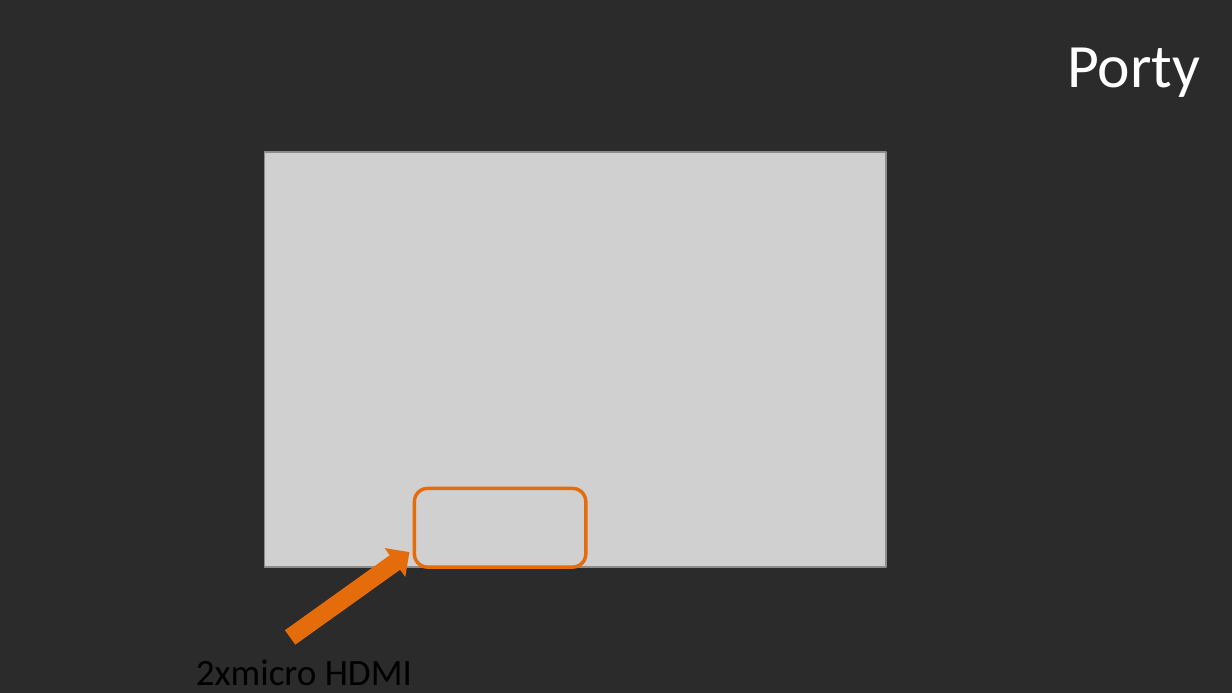
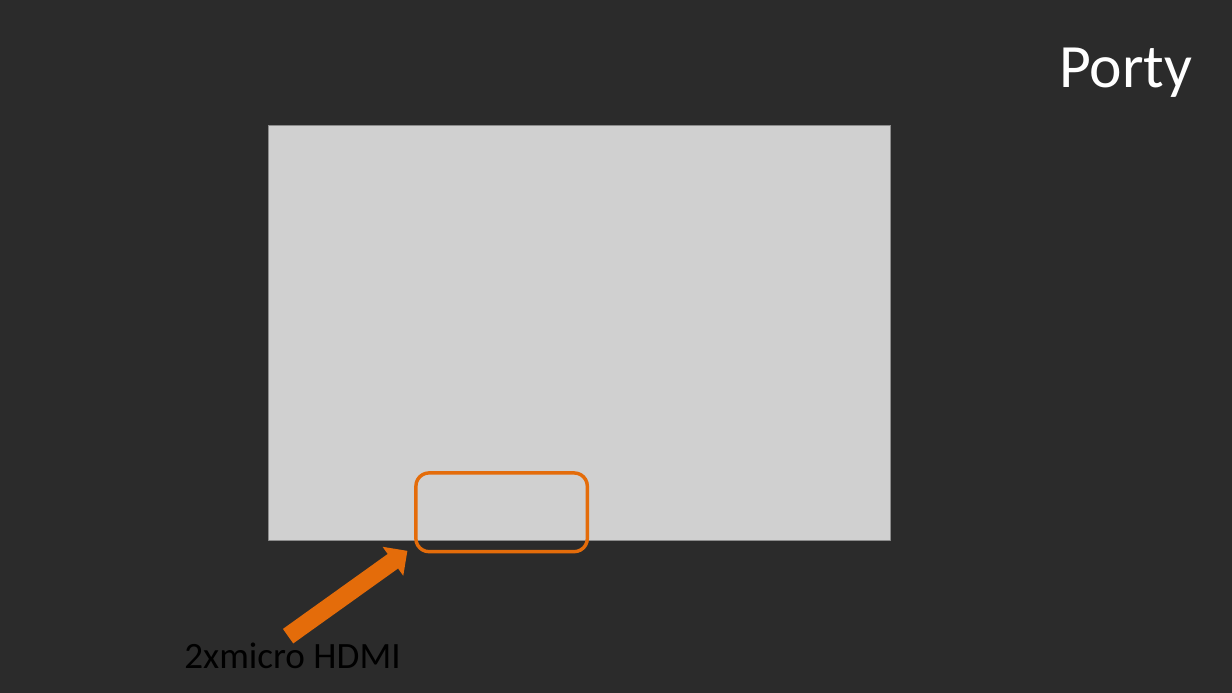
Before and after one commit to rfc79/Prezentace, a slide deck: slide 8 of formánek.ppsx. Drawn at 1232x693 pixels with LibreOffice and Linux fonts; fonts in the diff are those of the drawing; grey boxes stand for pictures; background and template pictures are left out; a plain dark background stands for a picture behind light text. Boxes give left, top, right and bottom in pixels: in the first picture for what was removed or moved away, otherwise in the second. Text is boxed around its words. In the diff, an @@ line names an element or a change of style, - is before the commit and + after.

```diff
--- a/formánek.ppsx
+++ b/formánek.ppsx
@@ title "Porty": place and size @@
-title "Porty" at [1067, 47, 1200, 97]
+title "Porty" at [1059, 47, 1192, 97]
@@ picture: place and size @@
-picture at [264, 152, 886, 567]
+picture at [269, 126, 891, 541]
@@ rounded rectangle: place and size @@
-rounded rectangle at [414, 488, 585, 567]
+rounded rectangle at [416, 473, 588, 552]
@@ text "2xmicro HDMI" rewrapped from [196, 660, 412, 685] to [184, 637, 400, 668] @@
```
Also in this commit, not shown: 2 other slides changed, 2 slides added, 1 slide removed, 1 other file.
